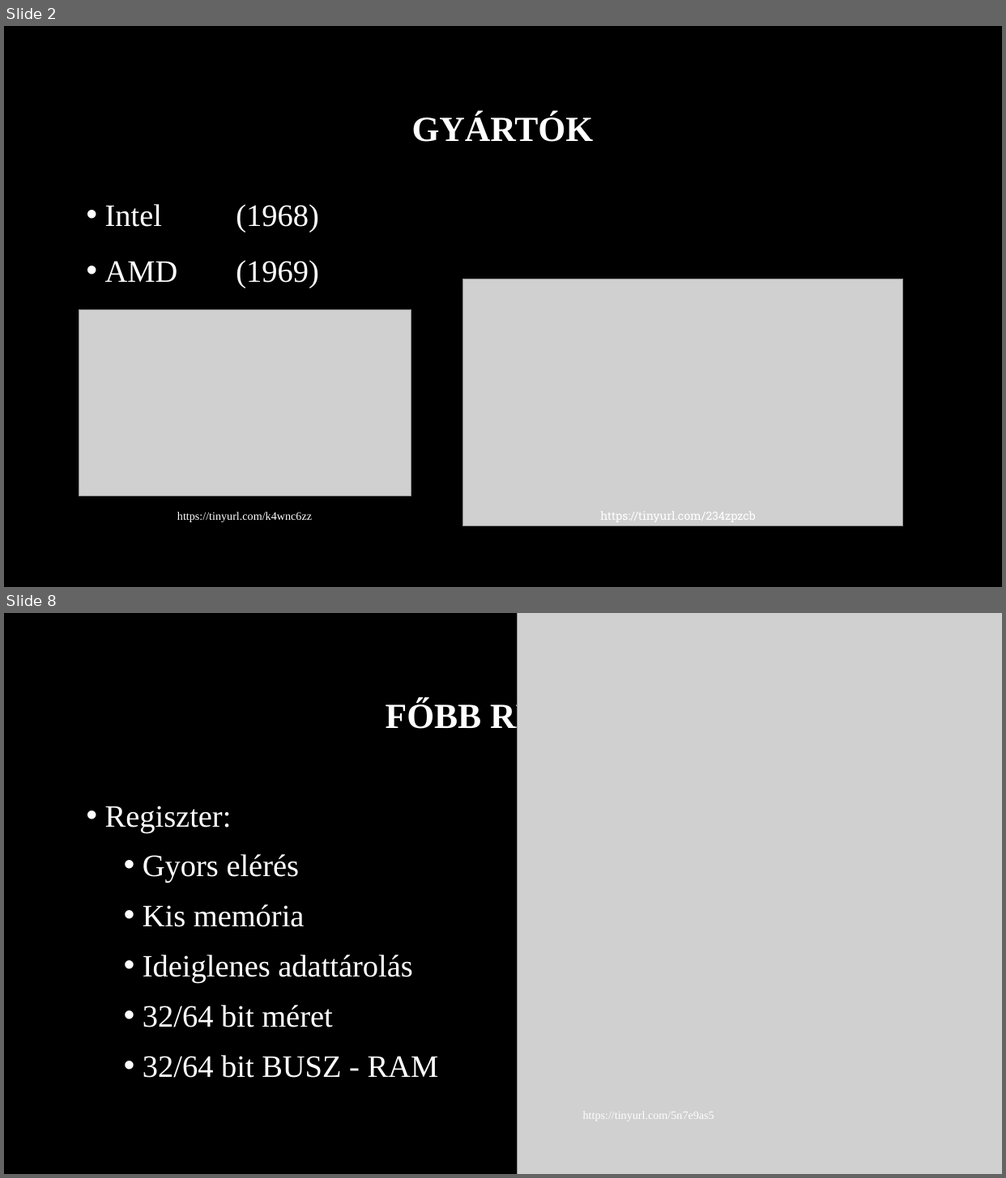
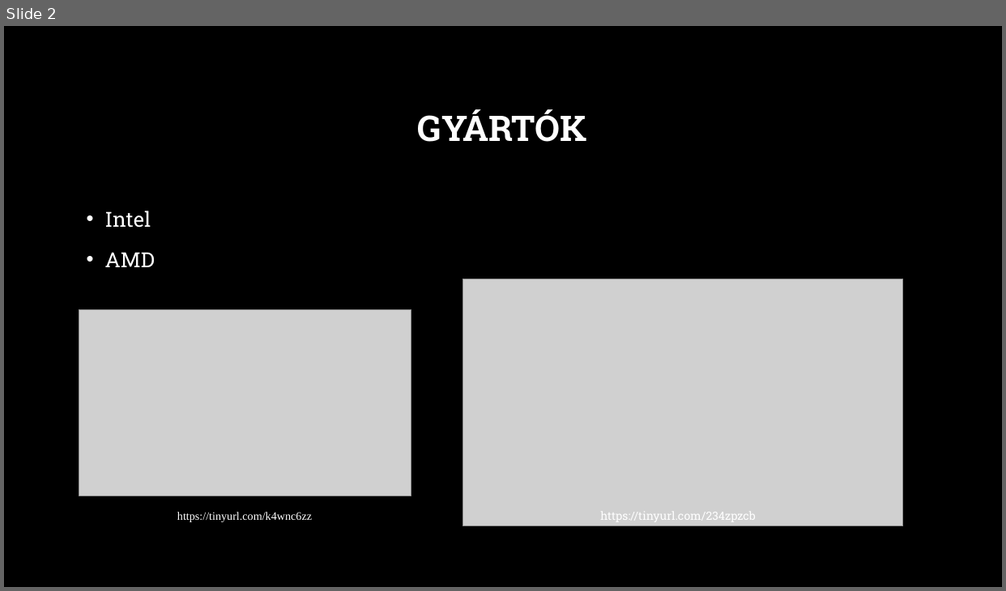
Before and after one commit to MszrsRicsi/Paprika, a slide deck: Processzorok.pptx. Shown one above the other, each under a label of ours: slides 2 and 8 before the commit, slide 2 after it; the slides between them are not shown. The pictures are 1006x1178 and 1006x591 pixels, drawn with LibreOffice and Linux fonts; fonts in the diff are those of the drawing; grey boxes stand for pictures; background and template pictures are left out. Boxes give left, top, right and bottom in pixels: in the first picture for what was removed or moved away, otherwise in the second. Text is boxed around its words. In the diff, an @@ line names an element or a change of style, - is before the commit and + after.

```diff
--- a/Processzorok.pptx
+++ b/Processzorok.pptx
@@ slide 8 removed at [4,613,1002,1174], background picture (left out) @@
@@ picture removed at [517,613,1002,1174] @@
@@ title removed at [386,700,620,735] @@
-FŐBB RÉSZEI
@@ text removed at [105,806,439,1078] @@
-• Regiszter:
-  • Gyors elérés
-  • Kis memória
-  • Ideiglenes adattárolás
-  • 32/64 bit méret
-  • 32/64 bit BUSZ - RAM
@@ text removed at [583,1112,714,1119] @@
-https://tinyurl.com/5n7e9as5
@@ slide 2 changed as well @@
@@ title "GYÁRTÓK" at [418,109,587,142]: font Times New Roman to Roboto Slab @@
@@ text at [105,211,155,267]: text changed; size 30 to 20 pt; font Times New Roman to Roboto Slab @@
-• Intel (1968)
-• AMD (1969)
+• Intel
+• AMD
```
Also in this commit, not shown: 3 other slides changed, 6 slides added, 8 other slides removed, 2 other files.
